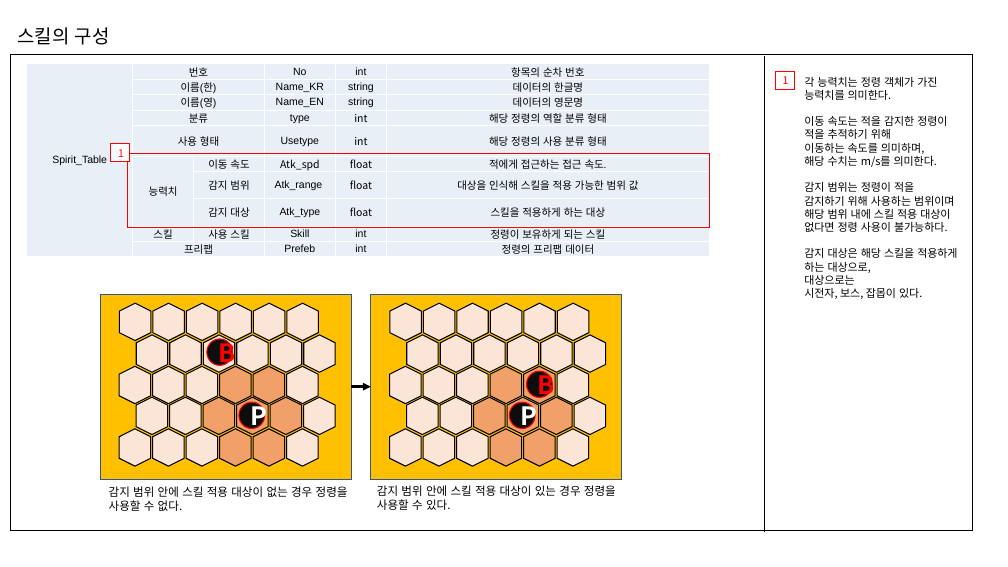
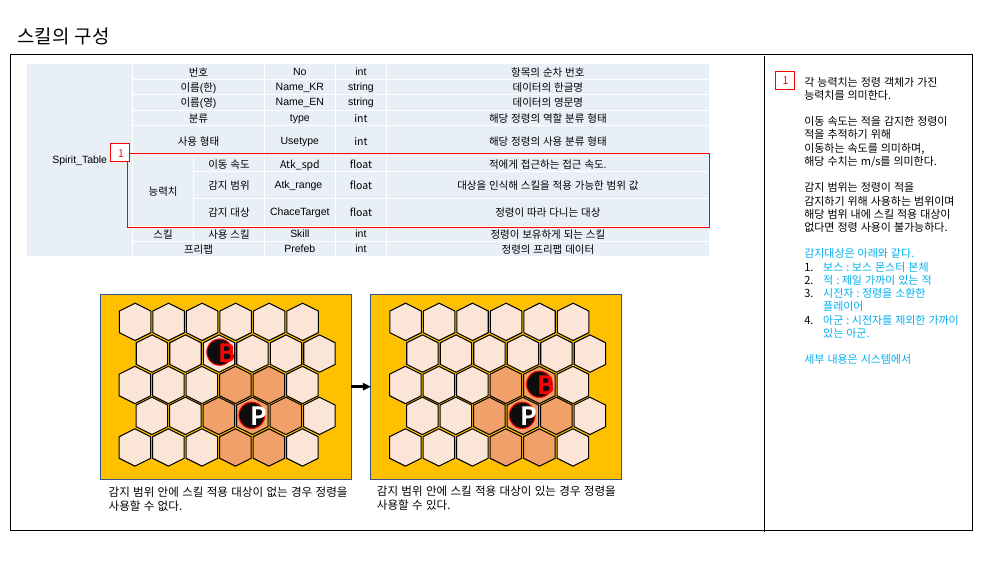
Before and after one commit to hamsoyeon/Yggdrasil, a slide deck: slide 5 of 기획자료/PYG_정령_데이터_김순찬_220329.pptx. Drawn at 1008x567 pixels with LibreOffice and Linux fonts; fonts in the diff are those of the drawing. Boxes give left, top, right and bottom in pixels: in the first picture for what was removed or moved away, otherwise in the second. Text is boxed around its words. In the diff, an @@ line names an element or a change of style, - is before the commit and + after.

Commit message:
정령 데이터 업로드
정령 시스템 데이터들 업로드 합니다.

```diff
--- a/기획자료/PYG_정령_데이터_김순찬_220329.pptx
+++ b/기획자료/PYG_정령_데이터_김순찬_220329.pptx
@@ table at (26, 64, 710, 258) @@
-row 8, column 4: Atk_type
+row 8, column 4: ChaceTarget
-row 8, column 6: 스킬을 적용하게 하는 대상
+row 8, column 6: 정령이 따라 다니는 대상
@@ text at (804, 248, 959, 364): text changed; text colour #000000 to #00B0F0 @@
-감지 대상은 해당 스킬을 적용하게 하는 대상으로,
-대상으로는
-시전자, 보스, 잡몹이 있다.
+감지대상은 아래와 같다.
+1. 보스 : 보스 몬스터 본체
+2. 적 : 제일 가까이 있는 적
+3. 시전자 : 정령을 소환한 플레이어
+4. 아군 : 시전자를 제외한 가까이 있는 아군.
+세부 내용은 시스템에서
```
Also in this commit, not shown: 4 other slides changed, 2 other files.
